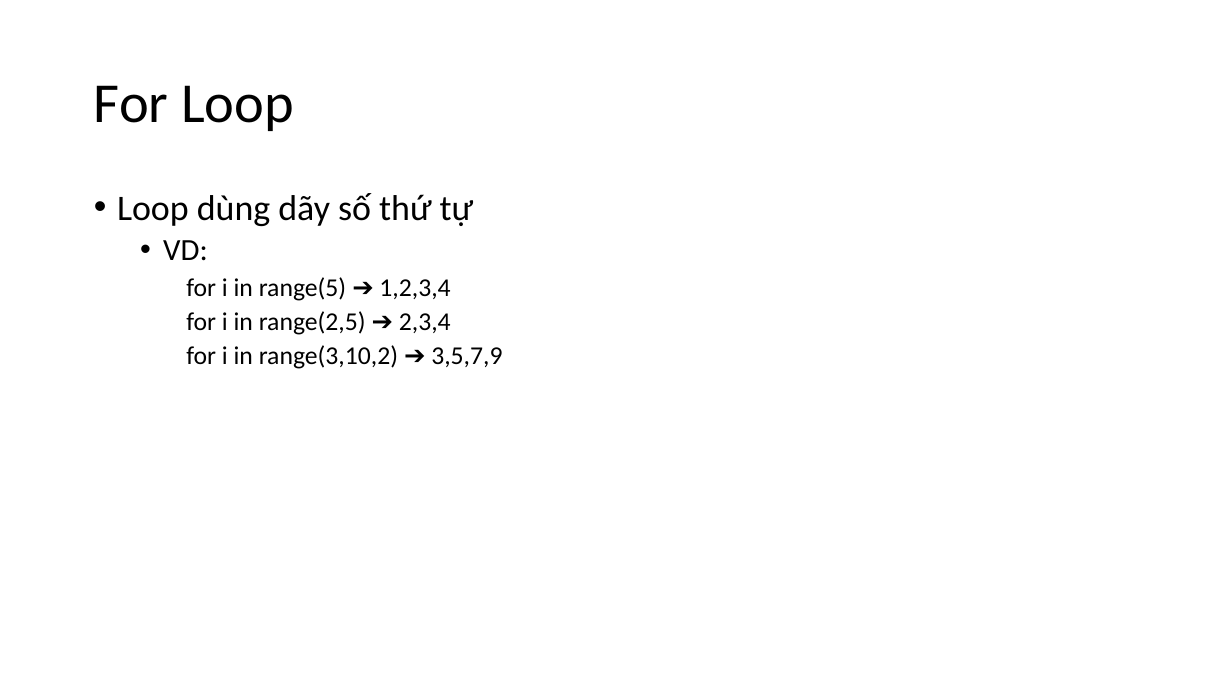
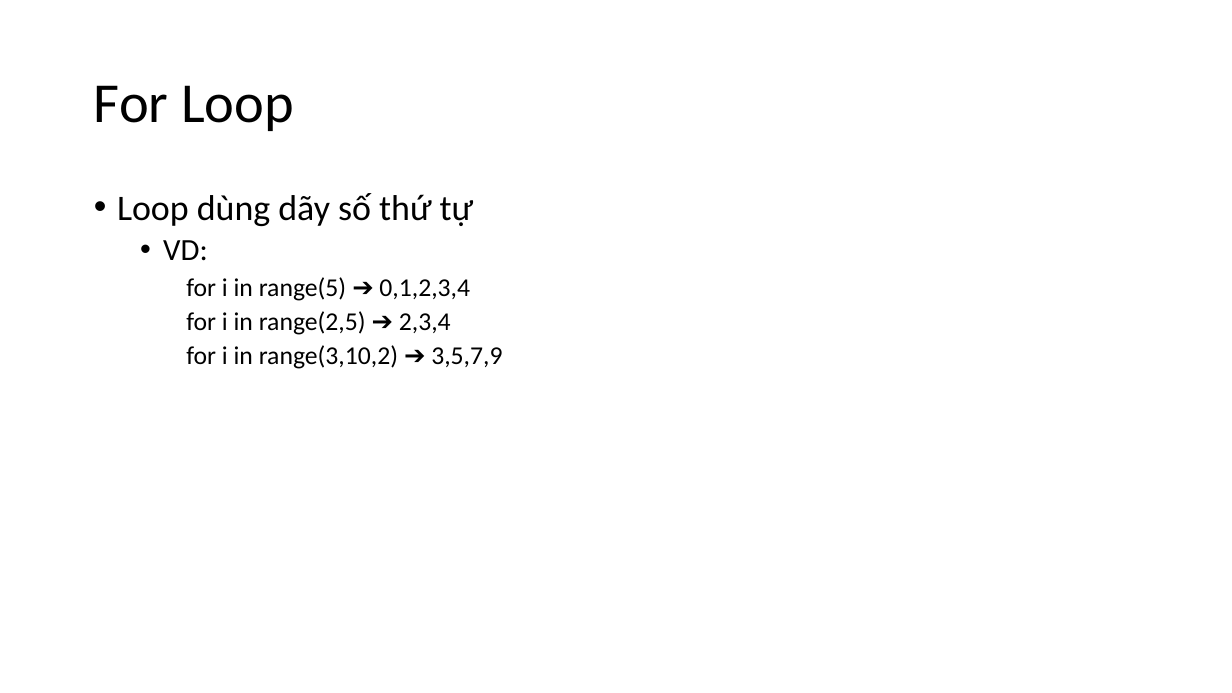
Before and after one commit to levinhhoang16/PyOpenCVCourse, a slide deck: slide 44 of Lecture/[01]PythonCoban.pptx. Drawn at 1232x693 pixels with LibreOffice and Linux fonts; fonts in the diff are those of the drawing. Boxes give left, top, right and bottom in pixels: in the first picture for what was removed or moved away, otherwise in the second. Text is boxed around its words. In the diff, an @@ line names an element or a change of style, - is before the commit and + after.

```diff
--- a/Lecture/[01]PythonCoban.pptx
+++ b/Lecture/[01]PythonCoban.pptx
@@ text at bbox=[186, 277, 470, 301]: text changed @@
-    for i in range(5) ➔ 1,2,3,4
+    for i in range(5) ➔ 0,1,2,3,4
```
Also in this commit, not shown: 5 other slides changed, 7 other files.
